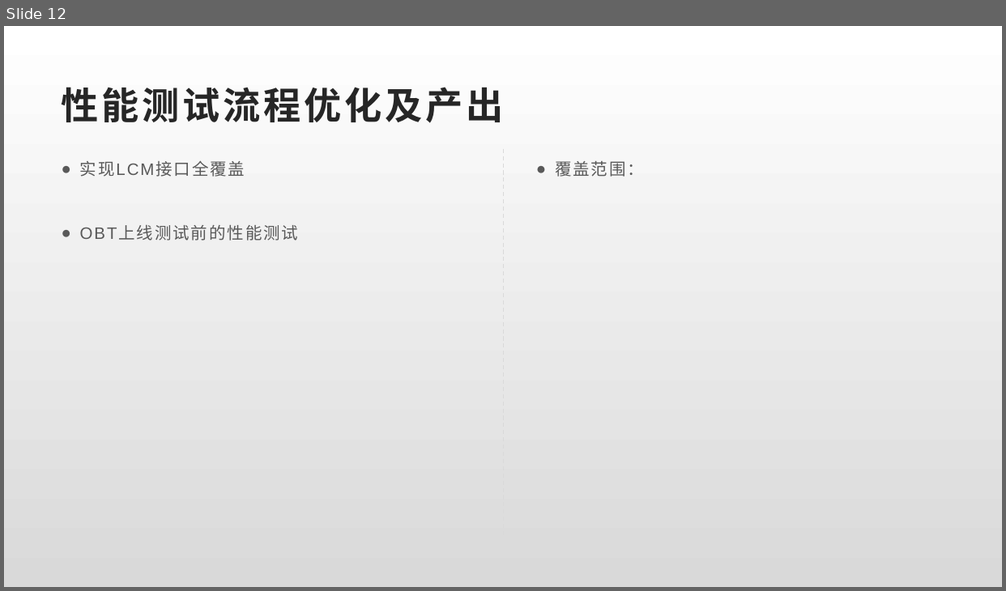
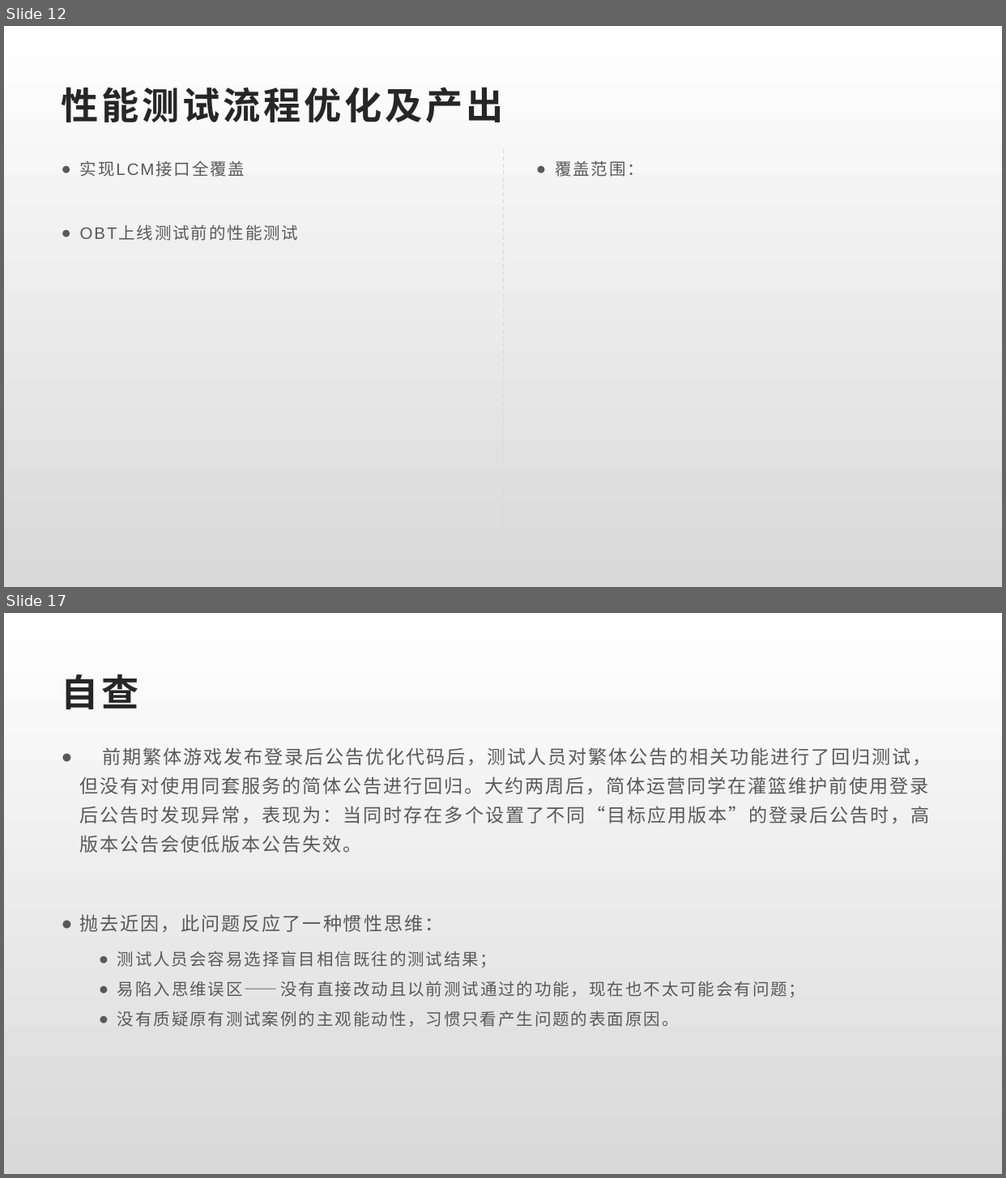
Before and after one commit to Rexixe1993/JavaScriptLesson, a slide deck: 全球版灌篮OBT复盘总结.pptx. Shown one above the other, each under a label of ours: slide 12 before the commit, slides 12 and 17 after it; the slides between them are not shown. The pictures are 1006x591 and 1006x1178 pixels, drawn with LibreOffice and Linux fonts; fonts in the diff are those of the drawing. Boxes give left, top, right and bottom in pixels: in the first picture for what was removed or moved away, otherwise in the second. Text is boxed around its words. In the diff, an @@ line names an element or a change of style, - is before the commit and + after.

```diff
--- a/全球版灌篮OBT复盘总结.pptx
+++ b/全球版灌篮OBT复盘总结.pptx
@@ slide 17 added at (4, 613, 1002, 1174), background gradient #FFFFFF to #D9D9D9 @@
@@ title added at (62, 674, 139, 709), 36 pt, text #262626, bold @@
+自查
@@ text added at (80, 747, 931, 1027), 18 pt, text #595959 @@
+● 前期繁体游戏发布登录后公告优化代码后，测试人员对繁体公告的相关功能进行了回归测试，但没有对使用同套服务的简体公告进行回归。大约两周后，简体运营同学在灌篮维护前使用登录后公告时发现异常，表现为：当同时存在多个设置了不同“目标应用版本”的登录后公告时，高版本公告会使低版本公告失效。
+● 抛去近因，此问题反应了一种惯性思维：
+  ● 测试人员会容易选择盲目相信既往的测试结果；
+  ● 易陷入思维误区——没有直接改动且以前测试通过的功能，现在也不太可能会有问题；
+  ● 没有质疑原有测试案例的主观能动性，习惯只看产生问题的表面原因。
```
Also in this commit, not shown: 1 slide changed, 5 other slides added.
